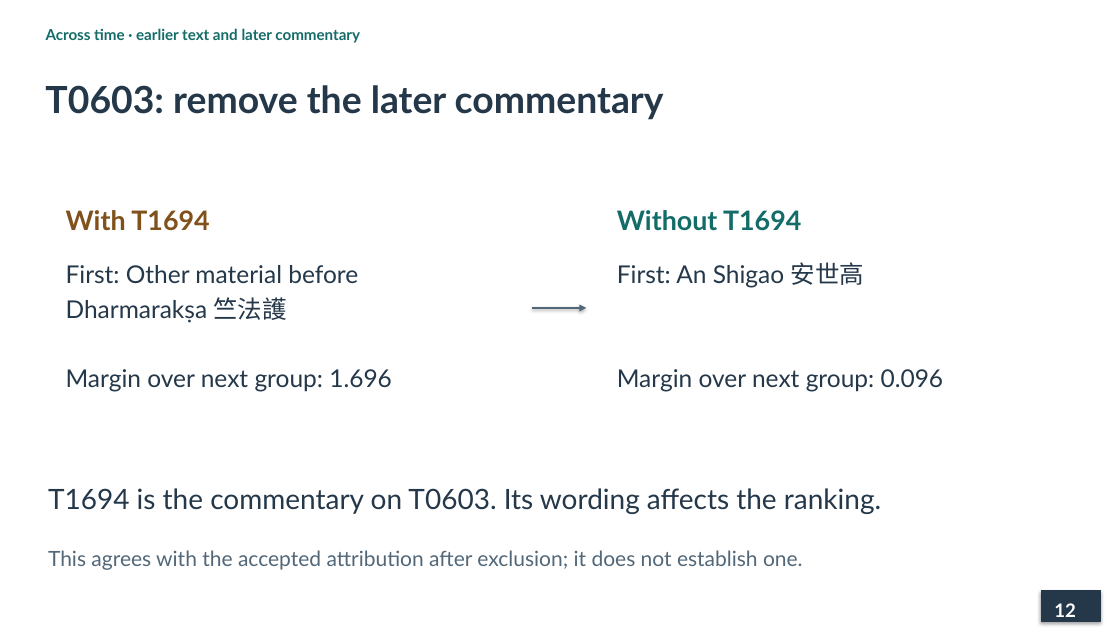
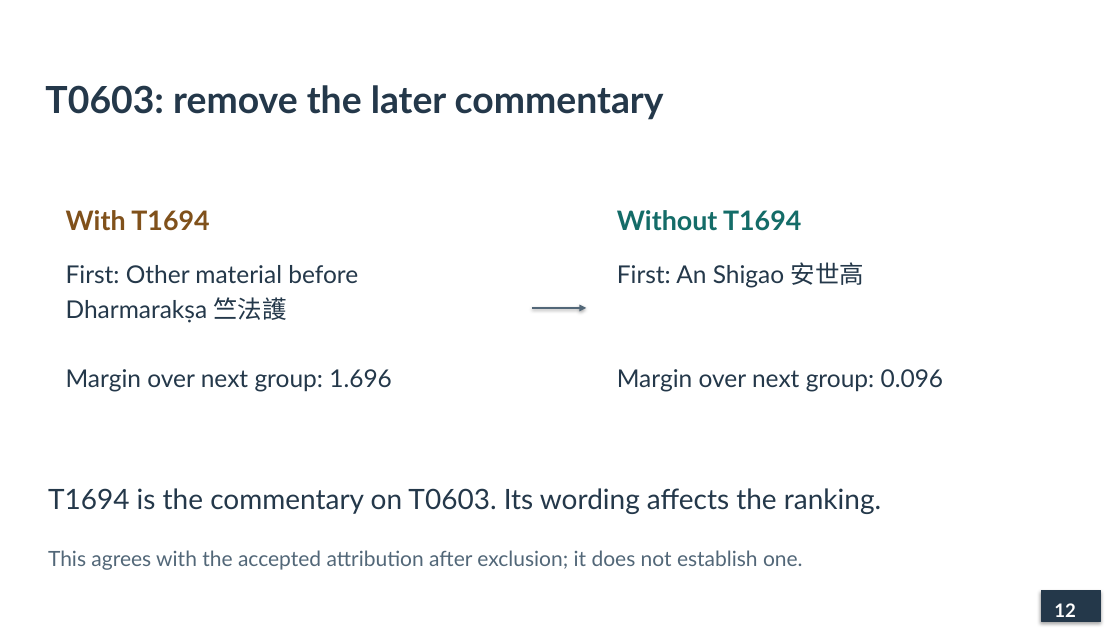
Before and after one commit to lopentu/cohort, a slide deck: slide 12 of docs/presentation/cohort-pnc-2026.pptx. Drawn at 1120x630 pixels with LibreOffice and Linux fonts; fonts in the diff are those of the drawing. Boxes give left, top, right and bottom in pixels: in the first picture for what was removed or moved away, otherwise in the second. Text is boxed around its words. In the diff, an @@ line names an element or a change of style, - is before the commit and + after.

```diff
--- a/docs/presentation/cohort-pnc-2026.pptx
+++ b/docs/presentation/cohort-pnc-2026.pptx
@@ text removed at [46,28,360,43] @@
-Across time · earlier text and later commentary
```
Also in this commit, not shown: 18 other slides changed, 2 other files.
